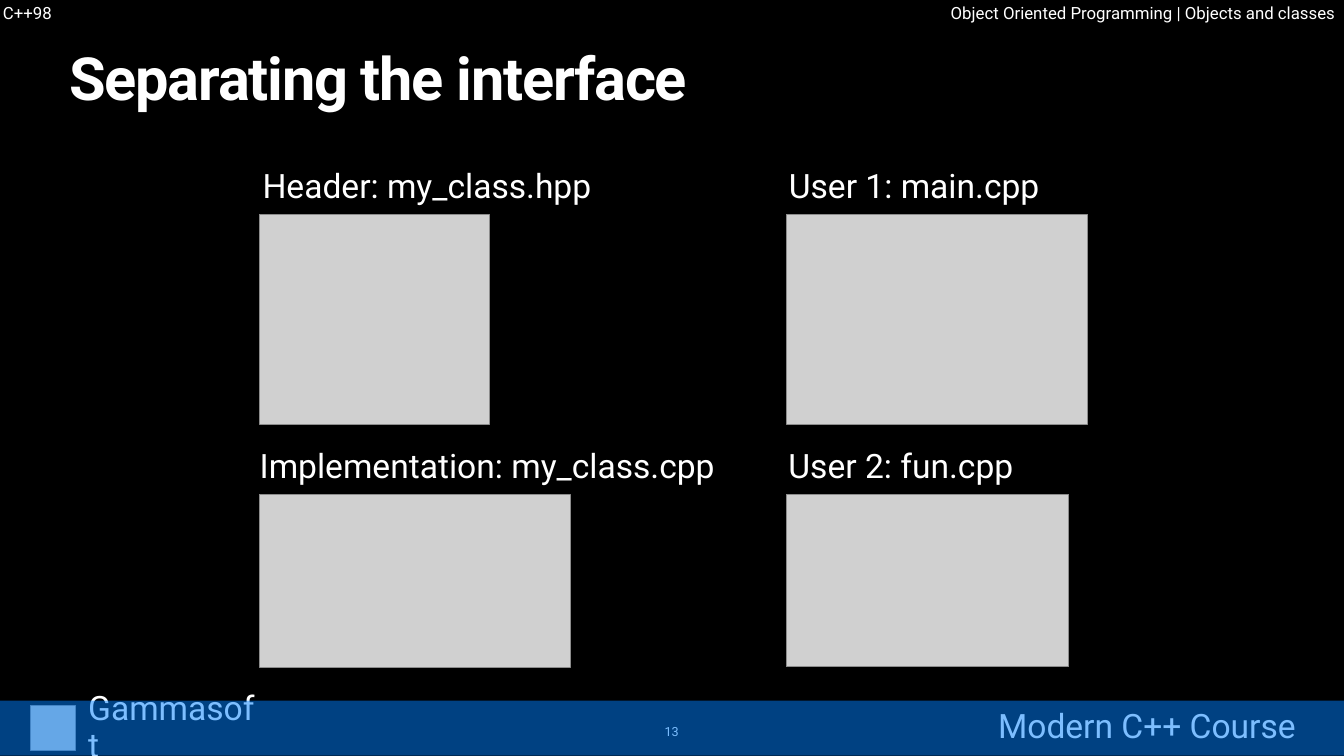
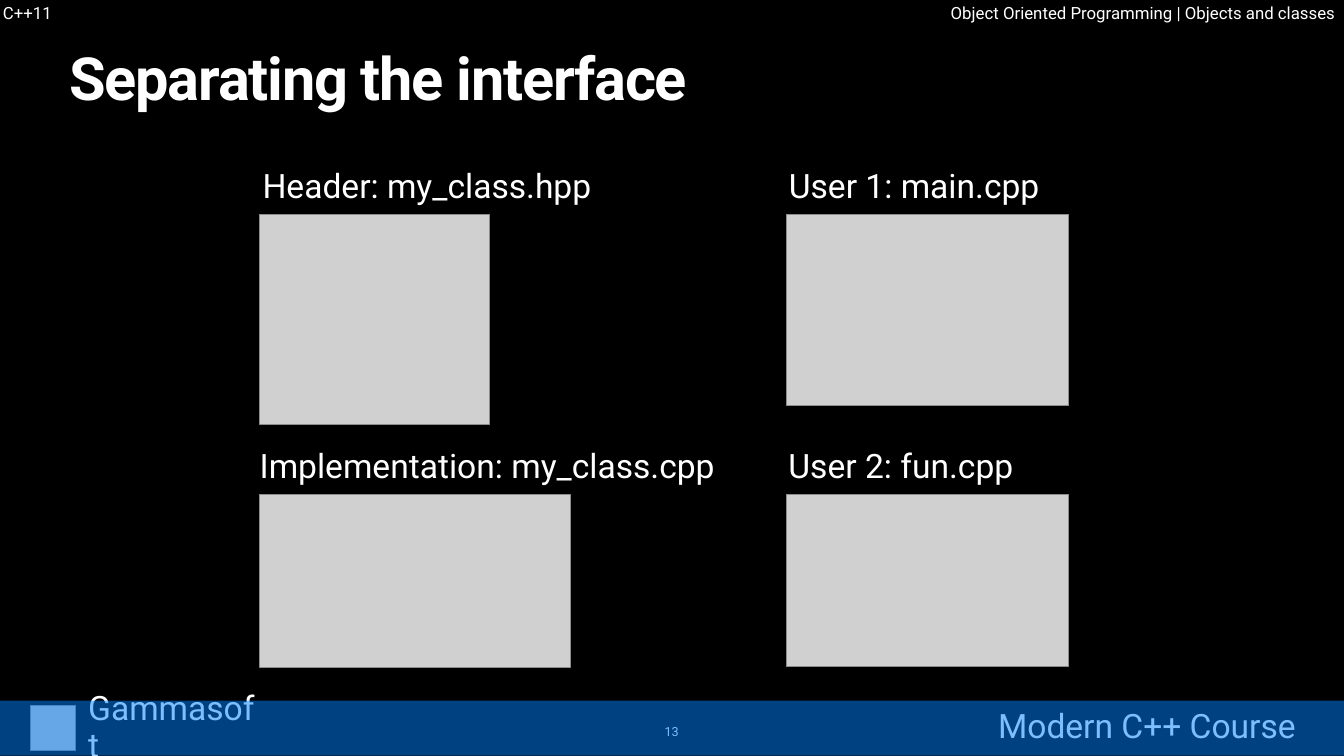
Before and after one commit to gammasoft71/cpp_modern_course, a slide deck: slide 13 of course/powerpoints/object_oriented_programming.pptx. Drawn at 1344x756 pixels with LibreOffice and Linux fonts; fonts in the diff are those of the drawing; grey boxes stand for pictures. Boxes give left, top, right and bottom in pixels: in the first picture for what was removed or moved away, otherwise in the second. Text is boxed around its words. In the diff, an @@ line names an element or a change of style, - is before the commit and + after.

```diff
--- a/course/powerpoints/object_oriented_programming.pptx
+++ b/course/powerpoints/object_oriented_programming.pptx
@@ text at [3,7,52,19]: text changed @@
-C++98
+C++11
@@ picture: place and size @@
-picture at [786,214,1087,424]
+picture at [786,214,1068,405]
```
Also in this commit, not shown: 3 other slides changed, 15 slides added.
